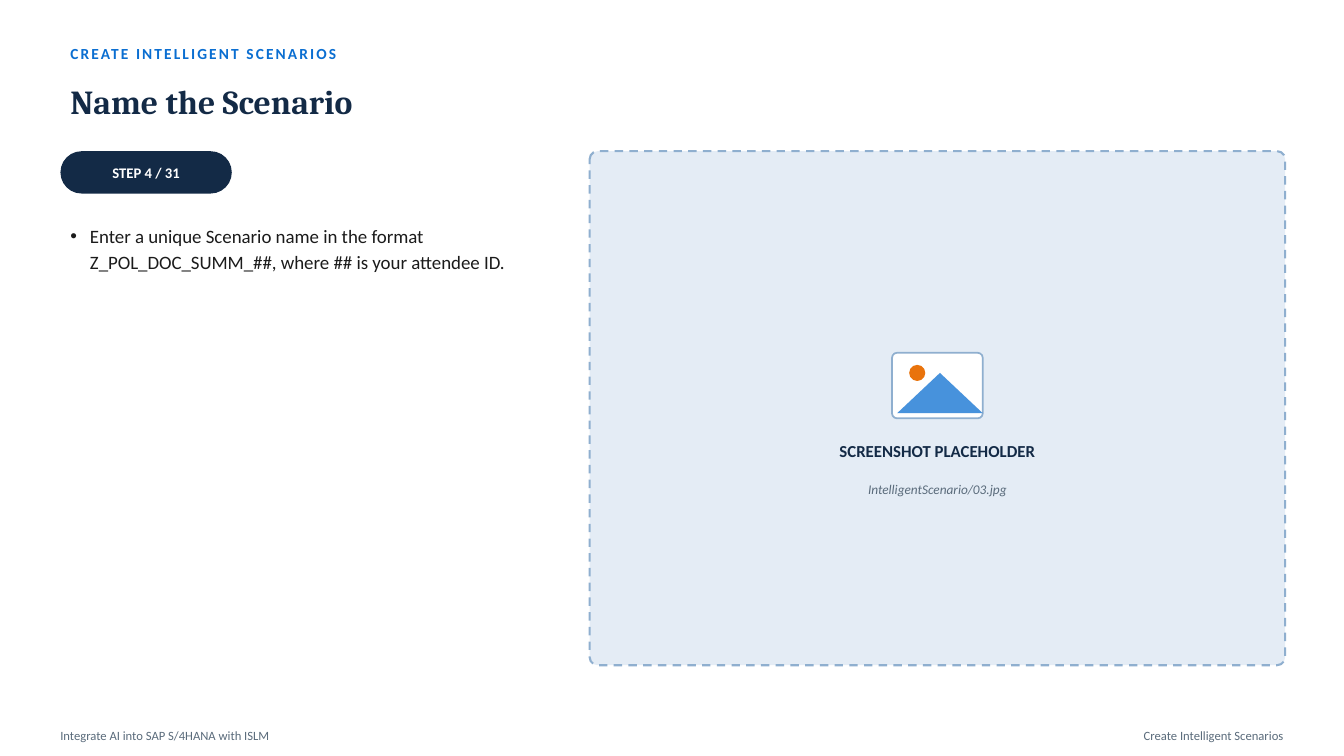
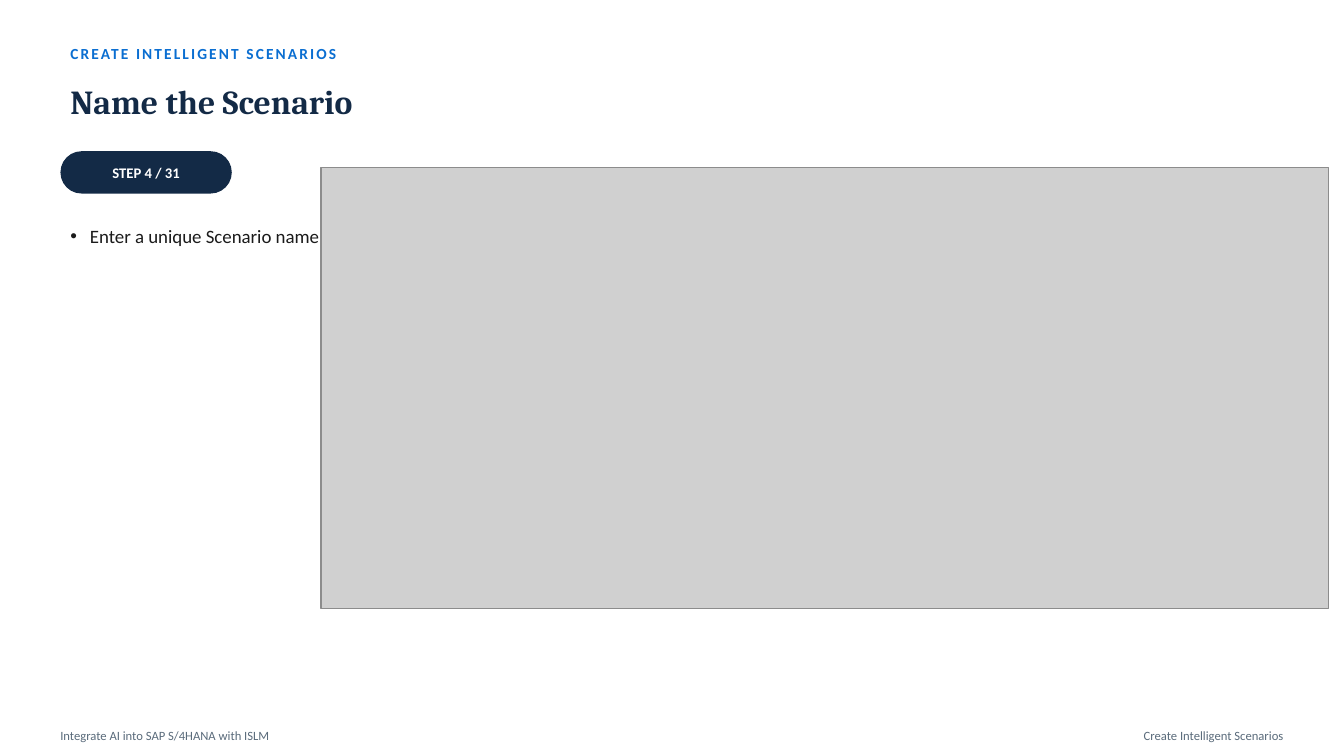
Before and after one commit to akhilgeo/akhilgeorge.com, a slide deck: slide 12 of assets/AI/ISLM.pptx (slide 11 before the commit). Drawn at 1344x756 pixels with LibreOffice and Linux fonts; fonts in the diff are those of the drawing; grey boxes stand for pictures. Boxes give left, top, right and bottom in pixels: in the first picture for what was removed or moved away, otherwise in the second. Text is boxed around its words. In the diff, an @@ line names an element or a change of style, - is before the commit and + after.

```diff
--- a/assets/AI/ISLM.pptx
+++ b/assets/AI/ISLM.pptx
@@ picture added at bbox=[322, 167, 1330, 608] @@
@@ rounded rectangle removed at bbox=[590, 151, 1286, 665] @@
@@ text at bbox=[90, 230, 319, 246]: text changed @@
-• Enter a unique Scenario name in the format Z_POL_DOC_SUMM_##, where ## is your attendee ID.
+• Enter a unique Scenario name
@@ rounded rectangle removed at bbox=[892, 353, 983, 418] @@
@@ triangle removed at bbox=[897, 373, 983, 413] @@
@@ ellipse removed at bbox=[909, 365, 926, 381] @@
@@ text removed at bbox=[839, 446, 1035, 457] @@
-SCREENSHOT PLACEHOLDER
@@ text removed at bbox=[868, 485, 1007, 496] @@
-IntelligentScenario/03.jpg
```
Also in this commit, not shown: 26 other slides changed, 3 slides added, 32 slides removed.
